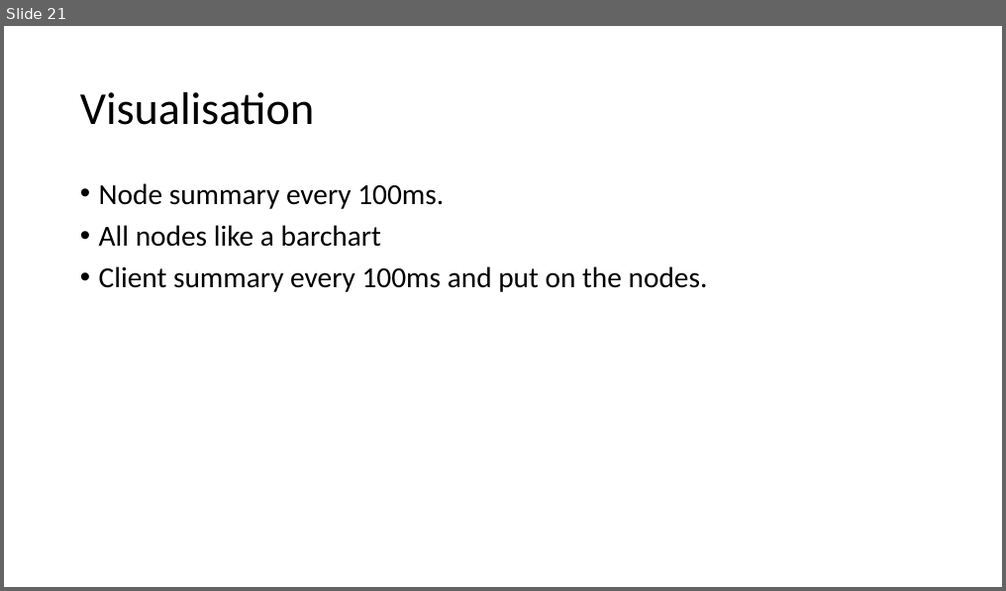
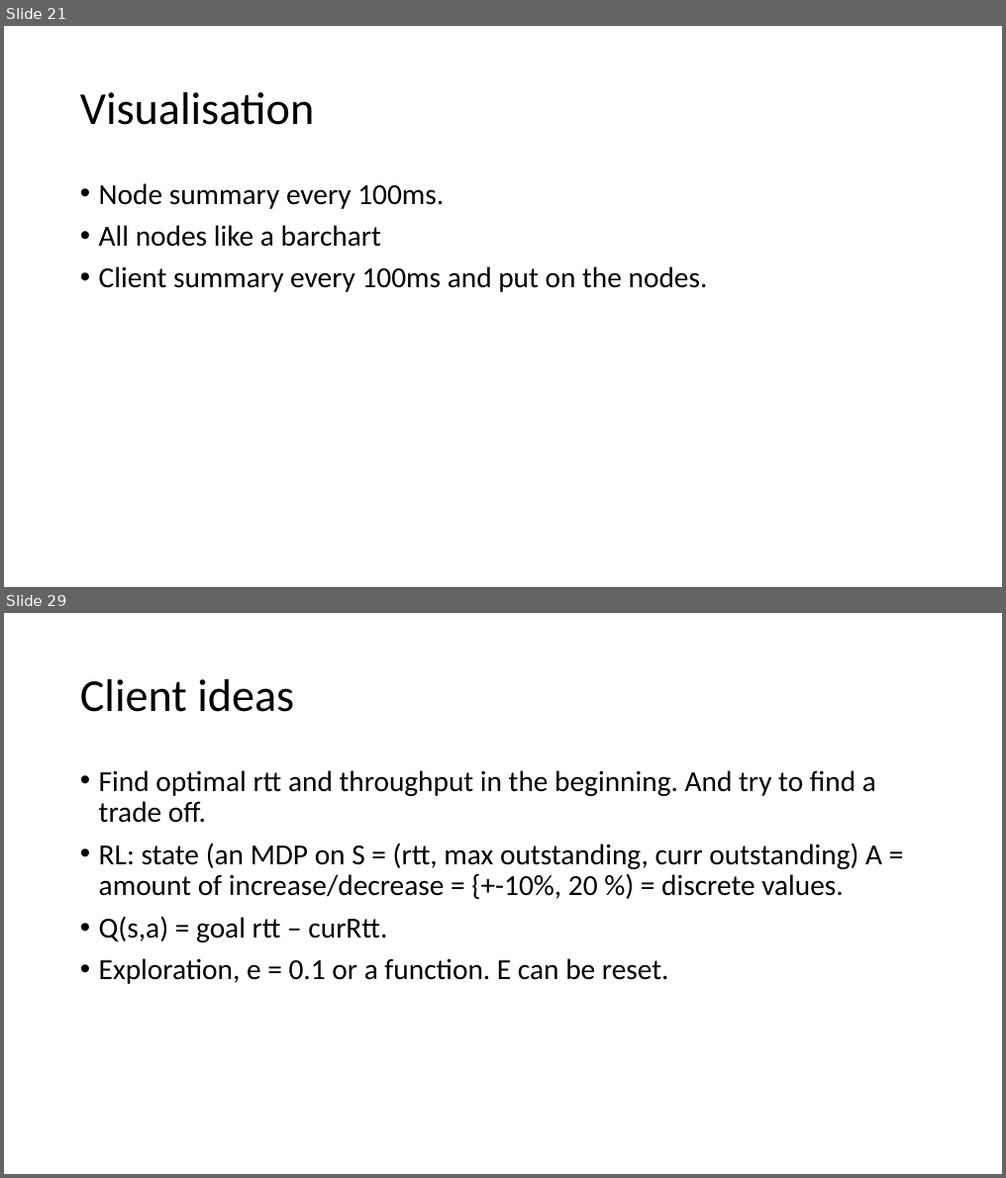
Before and after one commit to adhocmaster/pyns, a slide deck: doc/plan.pptx. Shown one above the other, each under a label of ours: slide 21 before the commit, slides 21 and 29 after it; the slides between them are not shown. The pictures are 1006x591 and 1006x1178 pixels, drawn with LibreOffice and Linux fonts; fonts in the diff are those of the drawing. Boxes give left, top, right and bottom in pixels: in the first picture for what was removed or moved away, otherwise in the second. Text is boxed around its words. In the diff, an @@ line names an element or a change of style, - is before the commit and + after.

Commit message:
exploration changes everything. lots of fixes

```diff
--- a/doc/plan.pptx
+++ b/doc/plan.pptx
@@ slide 29 added at (4, 613, 1002, 1174), background #FFFFFF @@
@@ title added at (80, 679, 294, 712), 44 pt, text #000000 @@
+Client ideas
@@ text added at (99, 770, 882, 984), 28 pt, text #000000 @@
+• Find optimal rtt and throughput in the beginning. And try to find a trade off.
+• RL: state (an MDP on S = (rtt, max outstanding, curr outstanding) A = amount of increase/decrease = {+-10%, 20 %) = discrete values.
+• Q(s,a) = goal rtt – curRtt.
+• Exploration, e = 0.1 or a function. E can be reset.
```
Also in this commit, not shown: 7 other slides added, 7 other files.
